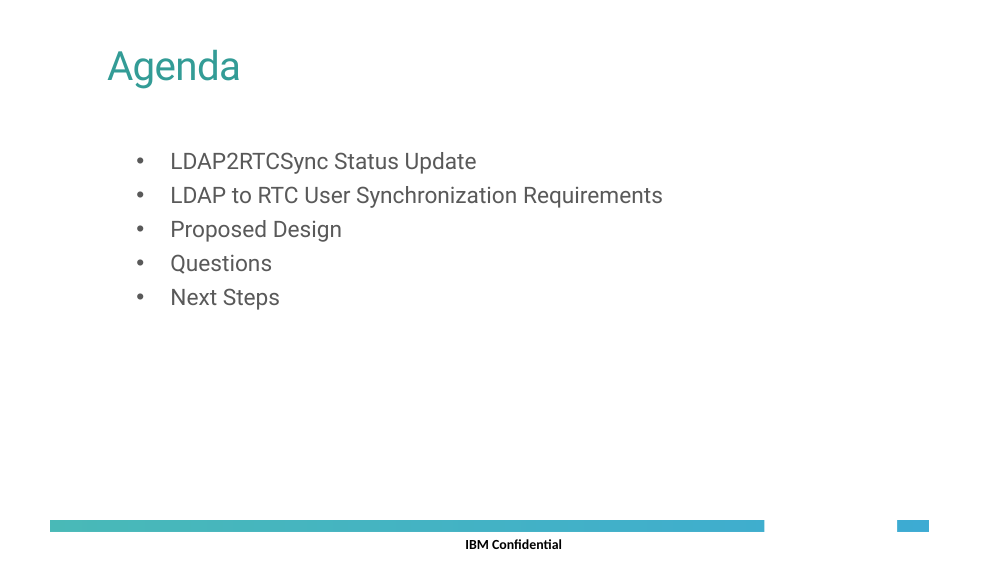
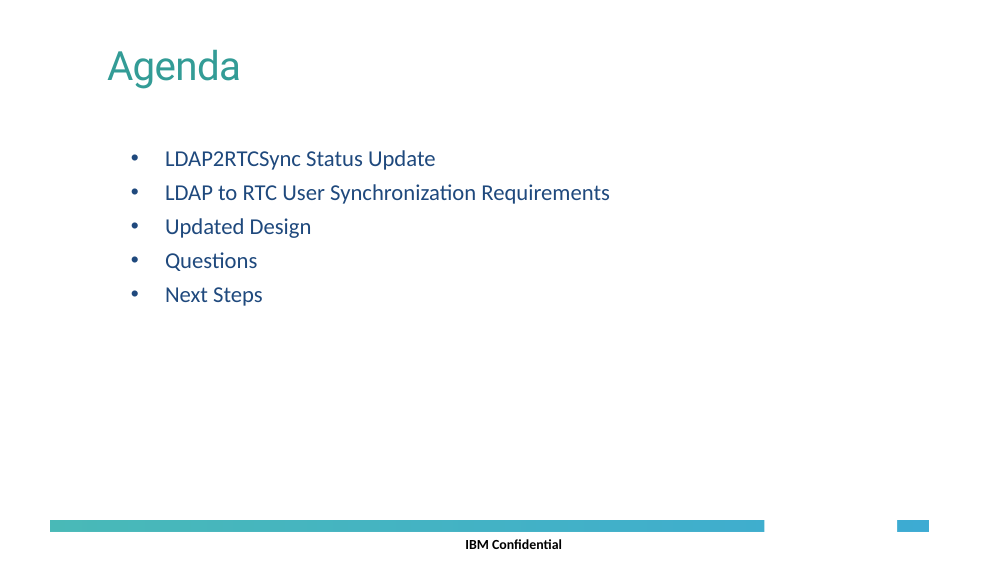
Before and after one commit to jamsden/CE4IoTConnector, a slide deck: slide 2 of LDAP-RTC-Sync/docs/LDAP-RTCSync.pptx. Drawn at 1008x567 pixels with LibreOffice and Linux fonts; fonts in the diff are those of the drawing; background and template pictures are left out. Boxes give left, top, right and bottom in pixels: in the first picture for what was removed or moved away, otherwise in the second. Text is boxed around its words. In the diff, an @@ line names an element or a change of style, - is before the commit and + after.

```diff
--- a/LDAP-RTC-Sync/docs/LDAP-RTCSync.pptx
+++ b/LDAP-RTC-Sync/docs/LDAP-RTCSync.pptx
@@ text at (x1=165, y1=150, x2=610, y2=306): font Roboto to Calibri, text colour #595959 to #1F497D in "LDAP2RTCSync Status Update", "LDAP to RTC User Synchronization Requirements", "Questions", "Next Steps" @@
@@ text at (x1=165, y1=218, x2=312, y2=238): text changed; font Roboto to Calibri; text colour #595959 to #1F497D @@
-• Proposed Design
+• Updated Design
```
Also in this commit, not shown: 9 other slides changed, 4 slides added, 9 other files.
